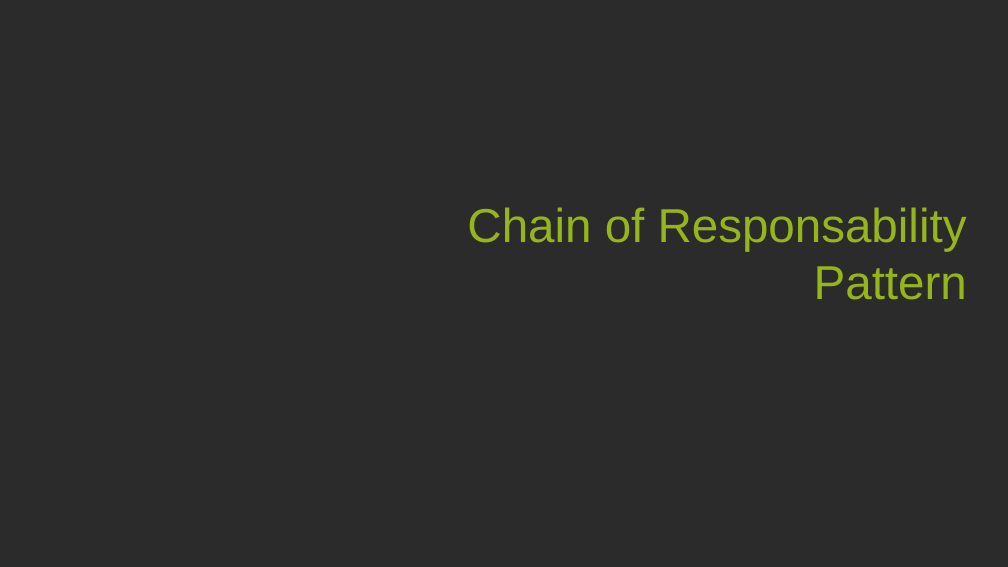
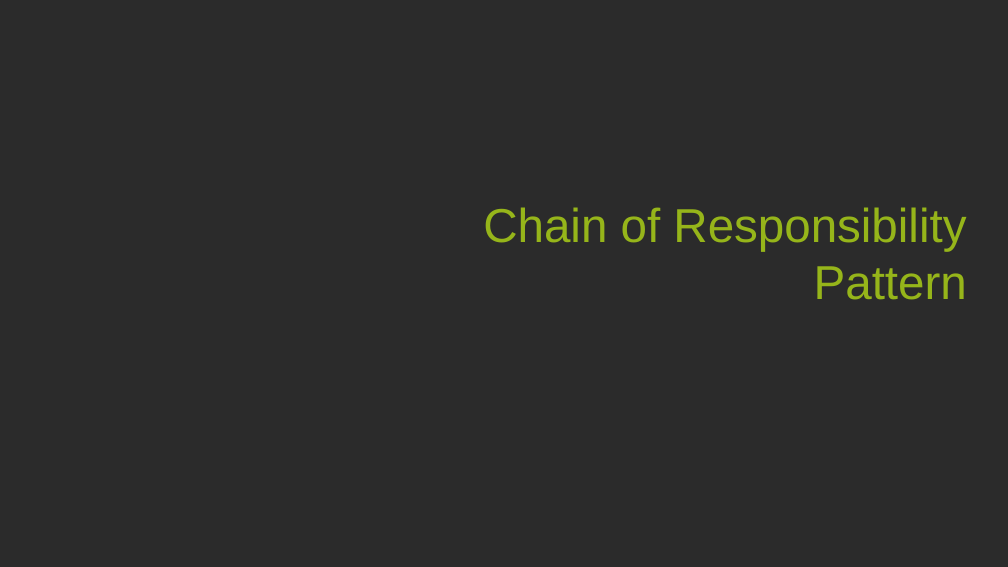
Before and after one commit to pcastellanos/TeamTraining, a slide deck: slide 12 of Design Patterns/Design Patterns.pptx. Drawn at 1008x567 pixels with LibreOffice and Linux fonts; fonts in the diff are those of the drawing; background and template pictures are left out; a plain dark background stands for a picture behind light text. Boxes give left, top, right and bottom in pixels: in the first picture for what was removed or moved away, otherwise in the second. Text is boxed around its words. In the diff, an @@ line names an element or a change of style, - is before the commit and + after.

Commit message:
update singleton pattern presentation

```diff
--- a/Design Patterns/Design Patterns.pptx
+++ b/Design Patterns/Design Patterns.pptx
@@ text at bbox=[483, 207, 967, 300]: text changed @@
-Chain of Responsability Pattern
+Chain of Responsibility Pattern
```
Also in this commit, not shown: 3 slides added.
